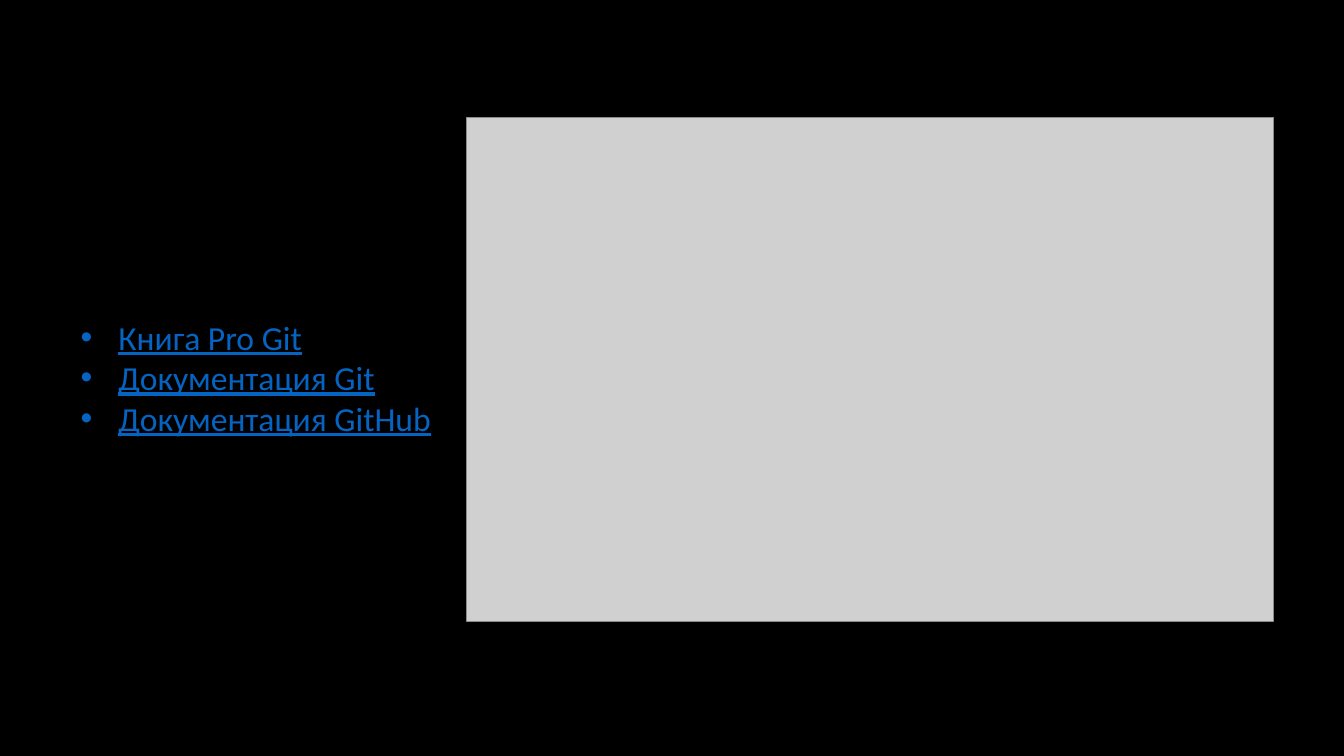
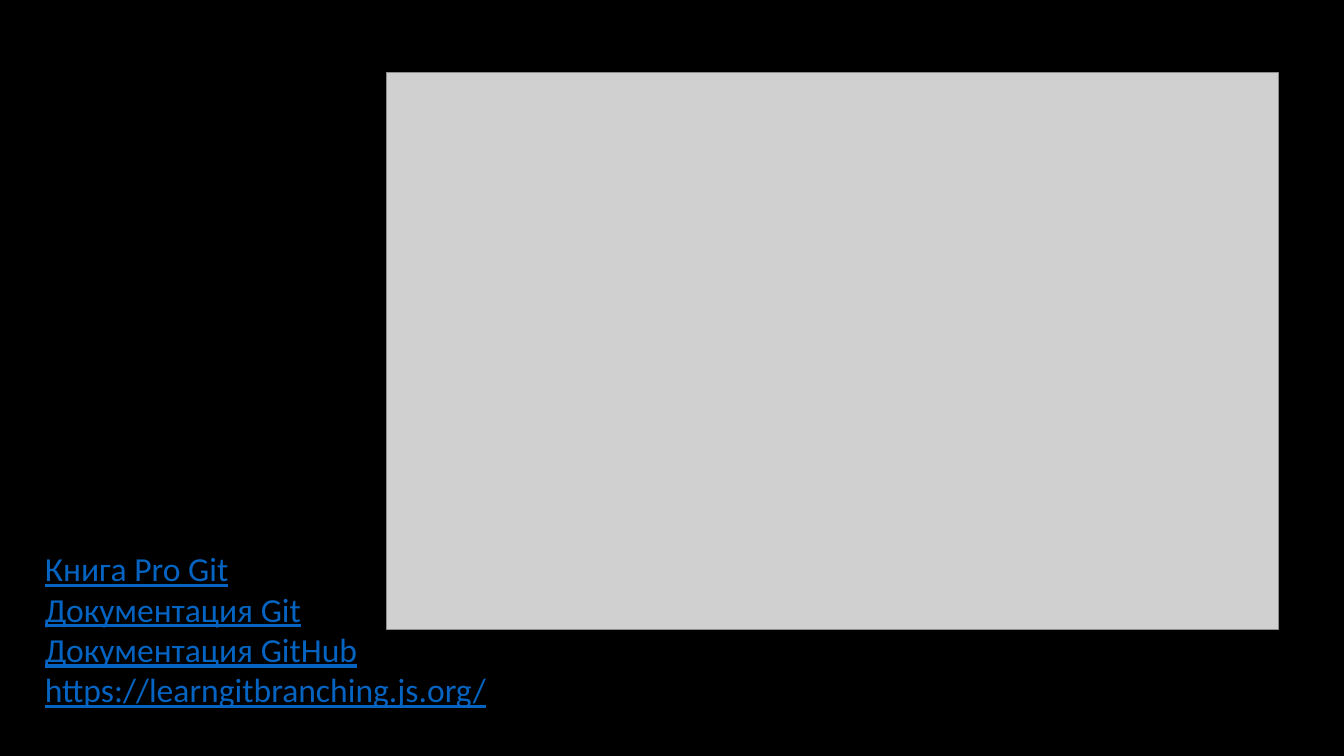
Before and after one commit to kruffka/C-Programming, a slide deck: slide 2 of 9_git/9_git.pptx. Drawn at 1344x756 pixels with LibreOffice and Linux fonts; fonts in the diff are those of the drawing; grey boxes stand for pictures. Boxes give left, top, right and bottom in pixels: in the first picture for what was removed or moved away, otherwise in the second. Text is boxed around its words. In the diff, an @@ line names an element or a change of style, - is before the commit and + after.

```diff
--- a/9_git/9_git.pptx
+++ b/9_git/9_git.pptx
@@ picture resized from (x1=467, y1=118, x2=1273, y2=622) to (x1=386, y1=73, x2=1278, y2=630) @@
@@ text "Книга Pro Git" moved from (x1=118, y1=327, x2=430, y2=437) to (x1=45, y1=558, x2=486, y2=708) @@
@@ text at (x1=45, y1=558, x2=357, y2=668): bullet • to none @@
@@ text at (x1=45, y1=678, x2=486, y2=708): paragraph added @@
+https://learngitbranching.js.org/
```
Also in this commit, not shown: 16 other slides changed, 4 slides added, 4 slides removed, 4 other files.
